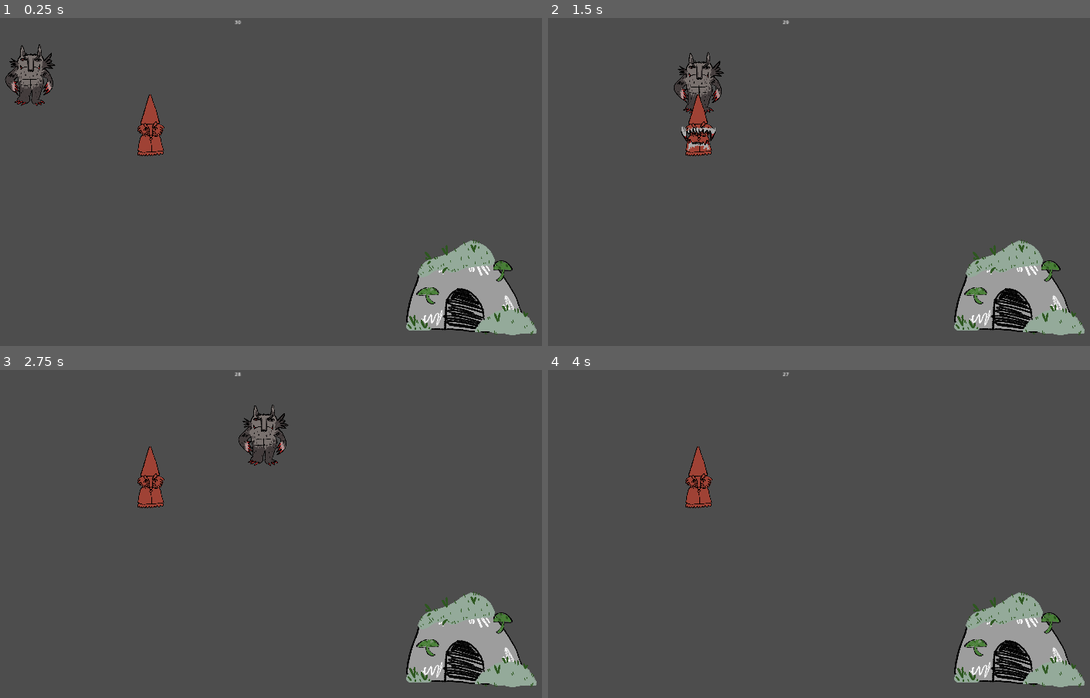
Above: before the commit, frames 1-4 (two rows, left to right).
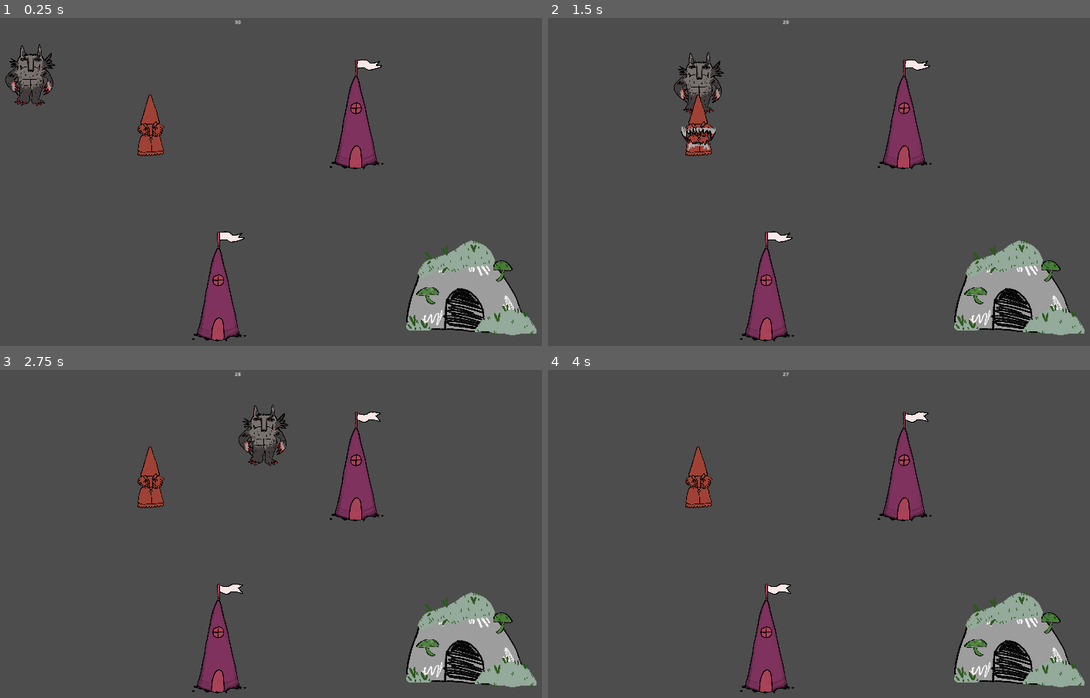
Above: after the commit, the same moments.

Repository: TheJP/GMTKGameJam2023
Game: Godot game, scene res://main.tscn
Two runs of this game, one before a commit and one after it. Both use one fixed random seed, a clock stepped at 60 frames per second and the inputs below.
Inputs (mouse positions are in pixels of both pictures, inside the frame that each line leads up to):
- Up to frame 1 (0.25 s): no input
- Up to frame 2 (1.5 s): move the mouse to (786, 24) at 0.52 s; press the mouse at (786, 24) at 0.53 s; hold D (move_right) 0.53-1.28 s; move the mouse to (683, 208) at 1.27 s; release the mouse at (683, 208) at 1.28 s; hold S (move_down) from 1.28 s (still down); click (683, 208) at 1.35 s
- Up to frame 3 (2.75 s): move the mouse to (319, 468) at 2.02 s; release S (move_down) at 2.03 s; press the mouse at (319, 468) at 2.03 s; hold D (move_right) from 2.03 s (still down)
- Up to frame 4 (4 s): move the mouse to (775, 612) at 2.77 s; release D (move_right) at 2.78 s; release the mouse at (775, 612) at 2.78 s; hold W (move_up) 2.78-3.53 s; click (775, 612) at 2.85 s; move the mouse to (992, 596) at 3.52 s; press the mouse at (992, 596) at 3.53 s; hold A (move_left) from 3.53 s (still down)

The runs differ from the first frame. In frame 1, 2.9% of the frame differs, in the area x 35-71%, y 12-99%; in frame 2, 2.9%; in frame 3, 2.9%; in frame 4, 2.9%.

Commit message:
Added monster lair and enemy house

Diff:
--- /dev/null
+++ b/GMTKGameJam2023/buildings/enemy_house.tscn
@@ -0,0 +1,34 @@
+[gd_scene load_steps=5 format=3 uid="uid://dtu8lvf1koj2h"]
+
+[ext_resource type="Texture2D" uid="uid://dji608i0imv56" path="res://Assets/Buildings/Enemy_House 1.png" id="1_6qbcd"]
+[ext_resource type="Texture2D" uid="uid://c1qiy258wyoj2" path="res://Assets/Buildings/Enemy_House 2.png" id="2_qwsvr"]
+
+[sub_resource type="SpriteFrames" id="SpriteFrames_wdjwn"]
+animations = [{
+"frames": [{
+"duration": 1.0,
+"texture": ExtResource("1_6qbcd")
+}, {
+"duration": 1.0,
+"texture": ExtResource("2_qwsvr")
+}],
+"loop": true,
+"name": &"default",
+"speed": 3.0
+}]
+
+[sub_resource type="CapsuleShape2D" id="CapsuleShape2D_dgoll"]
+radius = 54.0
+height = 290.0
+
+[node name="EnemyHouse" type="StaticBody2D"]
+
+[node name="AnimatedSprite2D" type="AnimatedSprite2D" parent="."]
+scale = Vector2(0.15, 0.15)
+sprite_frames = SubResource("SpriteFrames_wdjwn")
+autoplay = "default"
+frame_progress = 0.624472
+
+[node name="CollisionShape2D" type="CollisionShape2D" parent="."]
+position = Vector2(-1, 32)
+shape = SubResource("CapsuleShape2D_dgoll")
--- a/GMTKGameJam2023/main.tscn
+++ b/GMTKGameJam2023/main.tscn
@@ -1,18 +1,16 @@
-[gd_scene load_steps=6 format=3 uid="uid://dshy5e3lj4w1u"]
+[gd_scene load_steps=7 format=3 uid="uid://dshy5e3lj4w1u"]
 
 [ext_resource type="PackedScene" uid="uid://dacjlbk3ddu34" path="res://player/player.tscn" id="1_yi55a"]
 [ext_resource type="PackedScene" uid="uid://dugyay08um7n5" path="res://enemy/enemy.tscn" id="2_lexij"]
 [ext_resource type="Script" path="res://DowngradeTimer.gd" id="3_ybr87"]
 [ext_resource type="PackedScene" uid="uid://cd4xfdqxmnkcy" path="res://DowngradeSystem/Downgrades.tscn" id="4_odlv1"]
 [ext_resource type="PackedScene" uid="uid://ctbdu7wf1vxb2" path="res://monster_lair/monster_lair.tscn" id="5_1ax52"]
+[ext_resource type="PackedScene" uid="uid://dtu8lvf1koj2h" path="res://buildings/enemy_house.tscn" id="5_d3thm"]
 
 [node name="Game" type="Node"]
 
 [node name="Player" parent="." instance=ExtResource("1_yi55a")]
 position = Vector2(252, 178)
-
-[node name="Enemy" parent="." instance=ExtResource("2_lexij")]
-position = Vector2(627, 369)
 
 [node name="DowngradeTimer" type="RichTextLabel" parent="."]
 offset_left = 888.0
@@ -29,8 +27,21 @@
 offset_right = 416.0
 offset_bottom = 32.0
 
-[node name="MonsterLair" parent="." instance=ExtResource("5_1ax52")]
+[node name="Buildings" type="Node" parent="."]
+
+[node name="MonsterLair" parent="Buildings" instance=ExtResource("5_1ax52")]
 position = Vector2(1619, 833)
+
+[node name="EnemyHouse" parent="Buildings" instance=ExtResource("5_d3thm")]
+position = Vector2(839, 829)
+
+[node name="EnemyHouse2" parent="Buildings" instance=ExtResource("5_d3thm")]
+position = Vector2(1267, 294)
+
+[node name="Enemies" type="Node" parent="."]
+
+[node name="Enemy" parent="Enemies" instance=ExtResource("2_lexij")]
+position = Vector2(627, 369)
 
 [connection signal="start_downgrade_selection" from="DowngradeTimer" to="Downgrades" method="_on_downgrade_timer_start_downgrade_selection"]
 [connection signal="timeout" from="DowngradeTimer/Timer" to="DowngradeTimer" method="_on_timer_timeout"]
--- a/GMTKGameJam2023/monster_lair/monster_lair.tscn
+++ b/GMTKGameJam2023/monster_lair/monster_lair.tscn
@@ -1,9 +1,18 @@
-[gd_scene load_steps=2 format=3 uid="uid://ctbdu7wf1vxb2"]
+[gd_scene load_steps=3 format=3 uid="uid://ctbdu7wf1vxb2"]
 
 [ext_resource type="Texture2D" uid="uid://b5ignygeyqu3v" path="res://Assets/MonsterLair/Cave.png" id="1_mgh4h"]
 
-[node name="MonsterLair" type="Node2D"]
+[sub_resource type="CapsuleShape2D" id="CapsuleShape2D_mit3s"]
+radius = 128.0
+height = 340.0
+
+[node name="MonsterLair" type="StaticBody2D"]
 
 [node name="Sprite2D" type="Sprite2D" parent="."]
 scale = Vector2(0.15, 0.15)
 texture = ExtResource("1_mgh4h")
+
+[node name="CollisionShape2D" type="CollisionShape2D" parent="."]
+position = Vector2(-26, 10)
+rotation = -1.57079
+shape = SubResource("CapsuleShape2D_mit3s")
Binary file added: GMTKGameJam2023/Assets/Buildings/Enemy_House 1.png
Not shown, added: GMTKGameJam2023/Assets/Buildings/Enemy_House 1.png.import
Binary file added: GMTKGameJam2023/Assets/Buildings/Enemy_House 2.png
Not shown, added: GMTKGameJam2023/Assets/Buildings/Enemy_House 2.png.import
